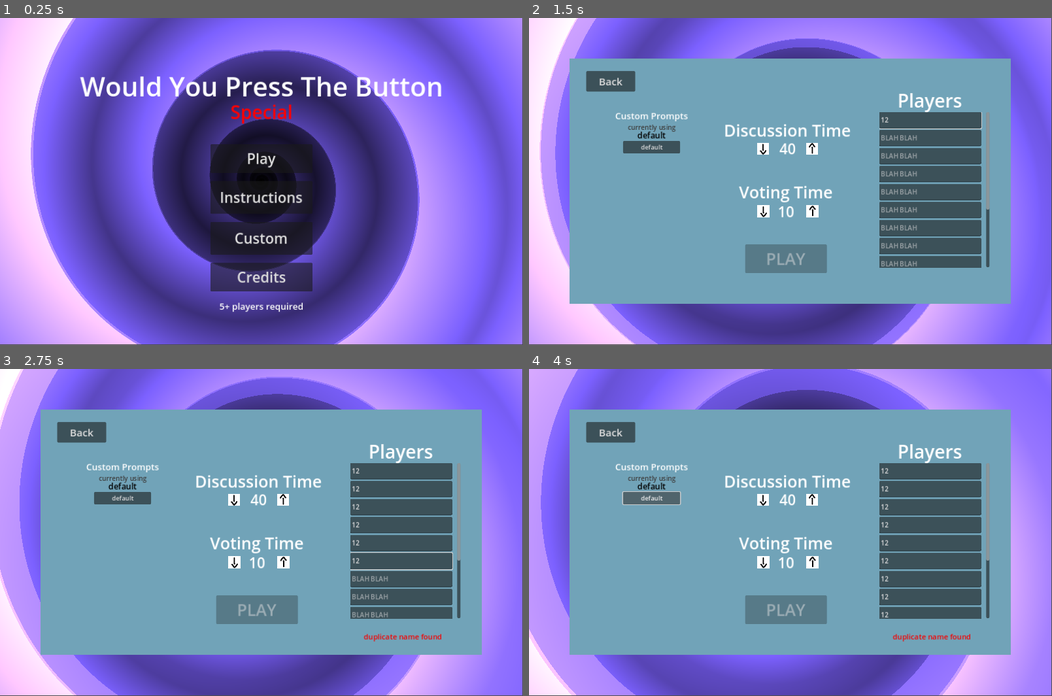
Above: before the commit, frames 1-4 (two rows, left to right).
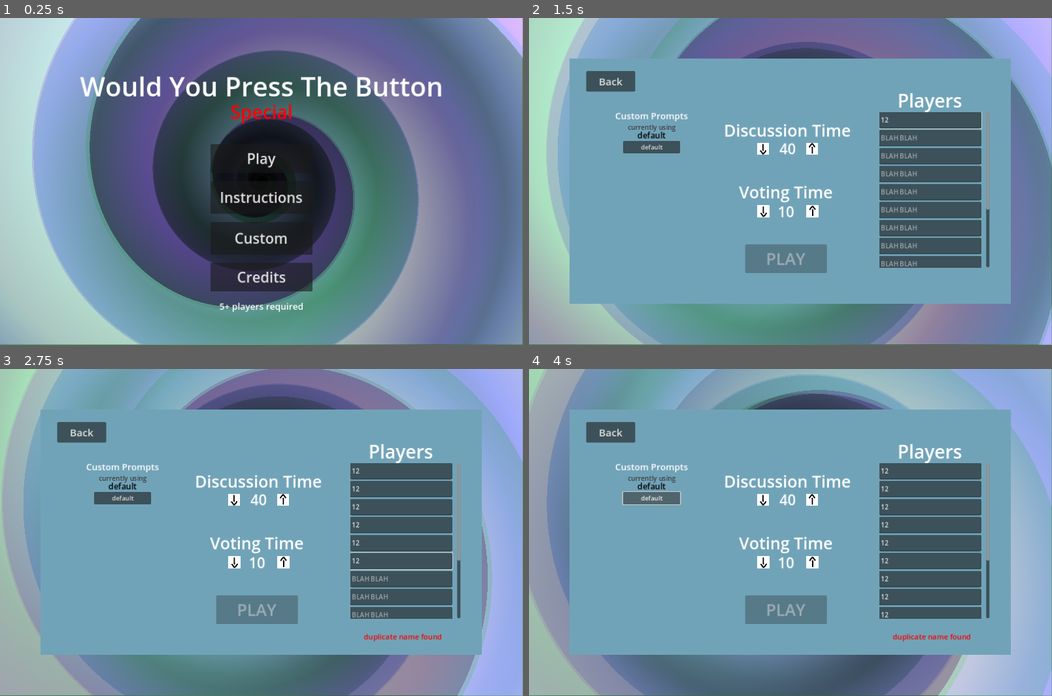
Above: after the commit, the same moments.

Repository: Beepered/WouldYouPressTheButton-Special
Game: Godot game, scene res://scenes/game_manager.tscn
The game is run twice, just before and just after one commit, with the same random seed, the same clock (stepped at 60 frames per second) and the same inputs.
Inputs (mouse positions are in pixels of both pictures, inside the frame that each line leads up to):
- Up to frame 1 (0.25 s): no input
- Up to frame 2 (1.5 s): click "Play" at 0.5 s; click (931, 119) at 1.27 s; type "12" at 1.35 s
- Up to frame 3 (2.75 s): click (402, 489) at 1.5 s; type "12" at 1.58 s; click (402, 506) at 1.73 s; type "12" at 1.82 s; click (402, 525) at 2.02 s; type "12" at 2.1 s; click (402, 542) at 2.25 s; type "12" at 2.33 s; click (402, 561) at 2.48 s; type "12" at 2.57 s
- Up to frame 4 (4 s): click (931, 578) at 2.77 s; type "12" at 2.85 s; click (931, 597) at 3 s; type "12" at 3.08 s; click (931, 614) at 3.23 s; type "12" at 3.32 s; click "default" at 3.5 s

The runs differ from the first frame. In frame 1, 90% of the frame differs, in the area x 0-100%, y 0-100%; in frame 2, 37%; in frame 3, 37%; in frame 4, 37%.

Commit message:
second spiral for background

Diff:
--- a/wouldyoupressthebutton-special/prefabs/menu/background.tscn
+++ b/wouldyoupressthebutton-special/prefabs/menu/background.tscn
@@ -1,17 +1,29 @@
-[gd_scene load_steps=5 format=3 uid="uid://tcc1u6bbctds"]
+[gd_scene load_steps=7 format=3 uid="uid://tcc1u6bbctds"]
 
 [ext_resource type="Script" path="res://scripts/background.gd" id="1_4ryoy"]
 [ext_resource type="PackedScene" uid="uid://j2bolesia06k" path="res://prefabs/menu/background_obj.tscn" id="2_aekbl"]
 [ext_resource type="Shader" path="res://shaders/spiral.gdshader" id="3_8hk8y"]
+[ext_resource type="Shader" path="res://shaders/spiral_2.gdshader" id="3_ydu1m"]
 
 [sub_resource type="ShaderMaterial" id="ShaderMaterial_1jmgw"]
 shader = ExtResource("3_8hk8y")
 shader_parameter/resolution = Vector2(1280, 800)
-shader_parameter/spiralColor = Color(0.485043, 0.37967, 1, 1)
+shader_parameter/spiralColor = Color(0.585614, 0.326175, 0.975764, 1)
 shader_parameter/frequency = 8.4
-shader_parameter/speed = 0.4
+shader_parameter/speed = 0.3
 shader_parameter/brightness = 3.0
 shader_parameter/balance = 1.0
+shader_parameter/octaves = 3.0
+
+[sub_resource type="ShaderMaterial" id="ShaderMaterial_tkt46"]
+shader = ExtResource("3_ydu1m")
+shader_parameter/resolution = Vector2(1280, 800)
+shader_parameter/spiralColor = Color(0.206242, 0.618793, 0.309655, 1)
+shader_parameter/alpha = 0.5
+shader_parameter/frequency = 5.0
+shader_parameter/speed = -0.5
+shader_parameter/brightness = 2.0
+shader_parameter/balance = 0.5
 shader_parameter/octaves = 3.0
 
 [node name="Background" type="Node2D"]
@@ -25,6 +37,11 @@
 offset_right = 1279.0
 offset_bottom = 799.0
 
+[node name="Spiral 2" type="ColorRect" parent="."]
+material = SubResource("ShaderMaterial_tkt46")
+offset_right = 1280.0
+offset_bottom = 800.0
+
 [node name="Timer" type="Timer" parent="."]
 one_shot = true
 
--- a/wouldyoupressthebutton-special/scenes/custom_selection.tscn
+++ b/wouldyoupressthebutton-special/scenes/custom_selection.tscn
@@ -49,7 +49,6 @@
 text = "Custom Settings"
 
 [node name="choice menu" type="CanvasLayer" parent="."]
-visible = false
 
 [node name="create select" type="Button" parent="choice menu"]
 anchors_preset = 5
@@ -82,6 +81,7 @@
 layout_mode = 2
 
 [node name="create menu" type="CanvasLayer" parent="."]
+visible = false
 script = ExtResource("1_k86w4")
 
 [node name="back" type="Button" parent="create menu"]
--- a/wouldyoupressthebutton-special/scripts/background.gd
+++ b/wouldyoupressthebutton-special/scripts/background.gd
@@ -5,11 +5,11 @@
 @onready var timer = $Timer
 
 func _ready() -> void:
-	timer.wait_time = randf_range(15, 25)
+	timer.wait_time = randf_range(10, 25)
 	timer.start()
 
 func _on_timer_timeout() -> void:
 	var obj = backgroundObj.instantiate()
 	add_child(obj)
-	timer.wait_time = randf_range(15, 25)
+	timer.wait_time = randf_range(10, 25)
 	timer.start()
--- a/wouldyoupressthebutton-special/scripts/background_obj.gd
+++ b/wouldyoupressthebutton-special/scripts/background_obj.gd
@@ -1,10 +1,10 @@
 extends ColorRect
 
 @onready var direction = randi_range(0, 1) # 0 left, 1 right
-@onready var xMove = randf_range(15, 25)
+@onready var xMove = randf_range(10, 20)
 
 func _ready() -> void:
-	var _size = randi_range(200, 400)
+	var _size = randi_range(300, 500)
 	size = Vector2(_size, _size)
 	var xPos = _size * -1 if direction == 0 else get_viewport().size.x + _size
 	var yPos = randi_range(200, get_viewport().size.y - 200)
--- /dev/null
+++ b/wouldyoupressthebutton-special/shaders/spiral_2.gdshader
@@ -0,0 +1,32 @@
+shader_type canvas_item;
+
+uniform vec2 resolution = vec2(1280, 800);
+uniform vec3 spiralColor: source_color = vec3(0.2, 0.6, 0.3);
+uniform float alpha: hint_range(0.01, 1.0, 0.01) = 1;
+uniform float frequency: hint_range(1.0, 10.0, 0.1) = 8;
+uniform float speed: hint_range(-5, 5, 0.1) = 3;
+uniform float brightness: hint_range(1, 5, 0.1) = 1;
+uniform float balance: hint_range(0, 1, 0.01) = 0.5;
+uniform float octaves: hint_range(1, 10, 1) = 4;
+
+float draw_spiral(vec2 uv, float rotation){
+	float uvRadius = length(uv);
+	float uvPhi = atan(uv.y, uv.x) + rotation;
+	float spiralPhi = (log(uvRadius) * frequency - uvPhi) / TAU;
+	float spiralCeilRadius = exp((TAU * ceil(spiralPhi) + uvPhi) / frequency);
+	float spiralFloorRadius = exp((TAU * floor(spiralPhi) + uvPhi) / frequency);
+	return max(abs(uvRadius - spiralCeilRadius), abs(uvRadius - spiralFloorRadius));
+}
+
+void fragment() {
+	vec2 uv = UV - 0.5;
+	uv.x *= resolution.x / resolution.y;
+	float spiral = 0.0;
+	for(float i = 0.0; i < octaves; i++){
+		spiral += draw_spiral(uv, TIME * speed * (0.5 + sin(i)));
+	}
+	spiral /= octaves;
+	vec3 color = spiral * spiralColor;
+	COLOR = vec4(color * brightness, 1.0);
+	COLOR.a = alpha;
+}
